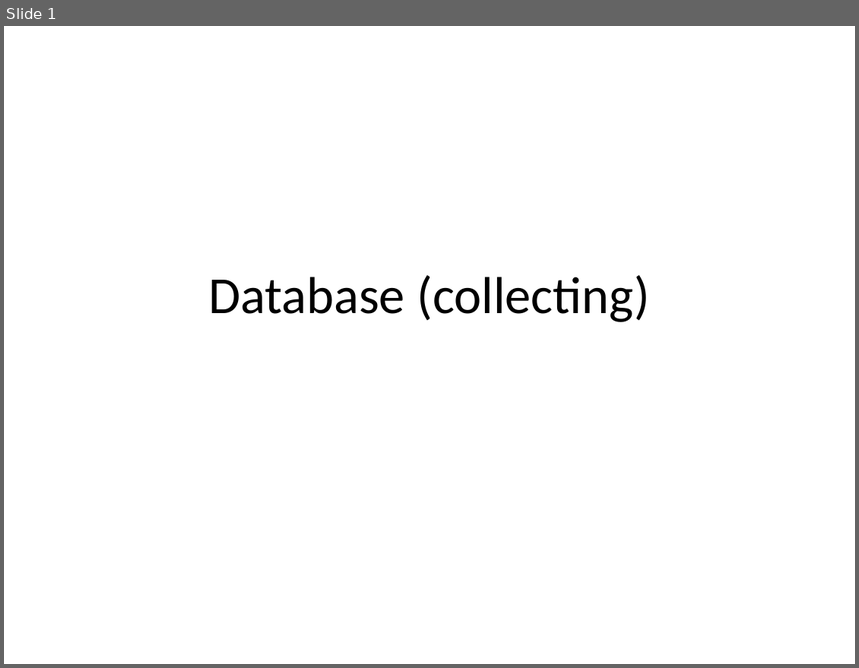
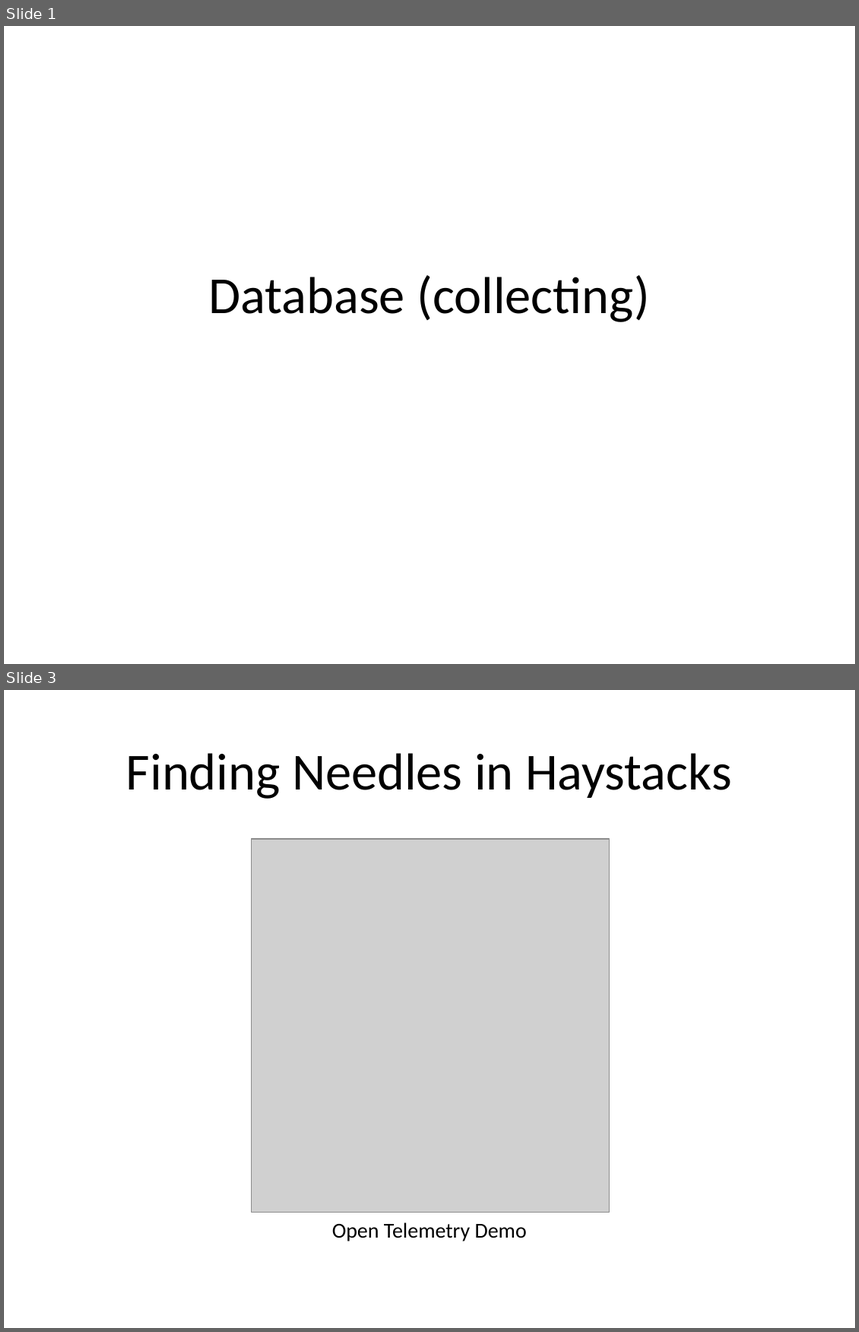
Before and after one commit to rhildred/INFO8985, a slide deck: database_collecting/slides.pptx. Shown one above the other, each under a label of ours: slide 1 before the commit, slides 1 and 3 after it; the slides between them are not shown. The pictures are 859x668 and 859x1332 pixels, drawn with LibreOffice and Linux fonts; fonts in the diff are those of the drawing; grey boxes stand for pictures. Boxes give left, top, right and bottom in pixels: in the first picture for what was removed or moved away, otherwise in the second. Text is boxed around its words. In the diff, an @@ line names an element or a change of style, - is before the commit and + after.

```diff
--- a/database_collecting/slides.pptx
+++ b/database_collecting/slides.pptx
@@ slide 3 added at bbox=[4, 690, 855, 1328], background #FFFFFF @@
@@ title added at bbox=[126, 753, 732, 799], 44 pt, text #000000 @@
+Finding Needles in Haystacks
@@ picture added at bbox=[251, 839, 609, 1213] @@
@@ text added at bbox=[332, 1223, 527, 1242], 18 pt, text #000000 @@
+Open Telemetry Demo
```
Also in this commit, not shown: 1 slide changed, 2 other slides added, 14 other files.
